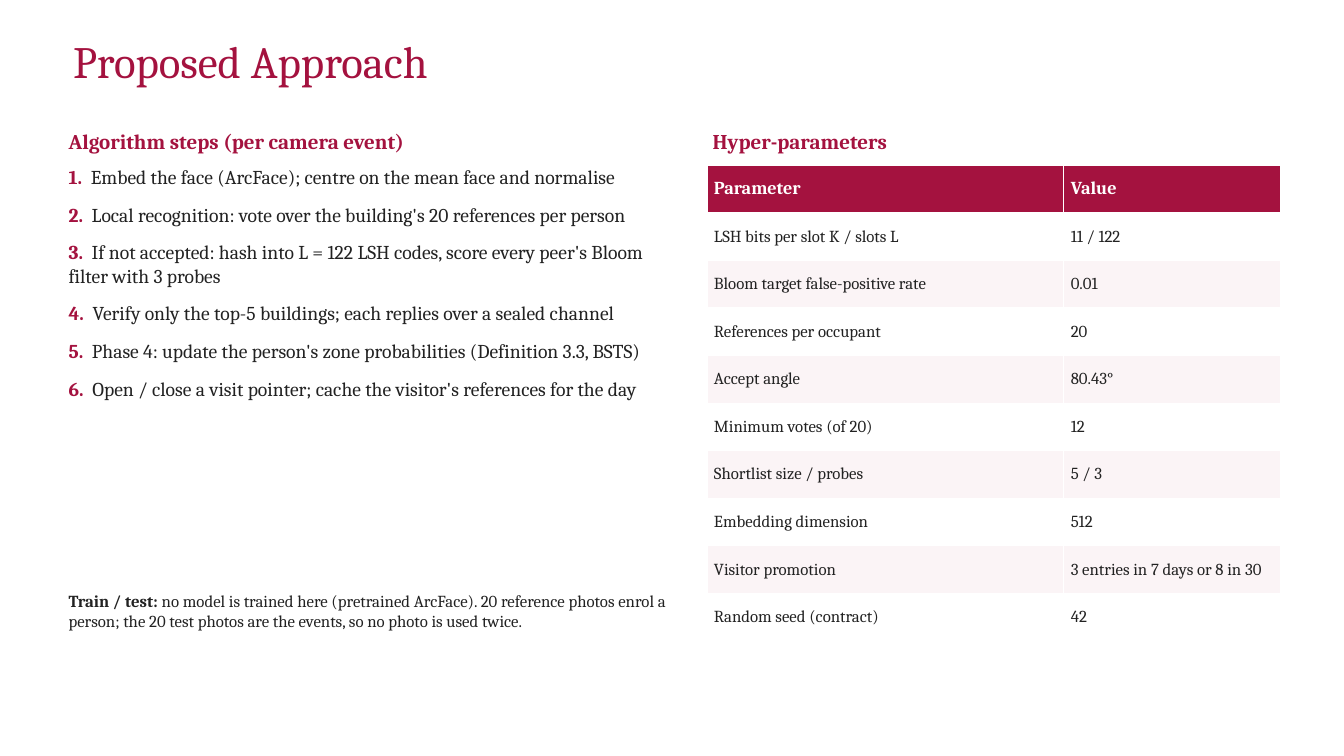
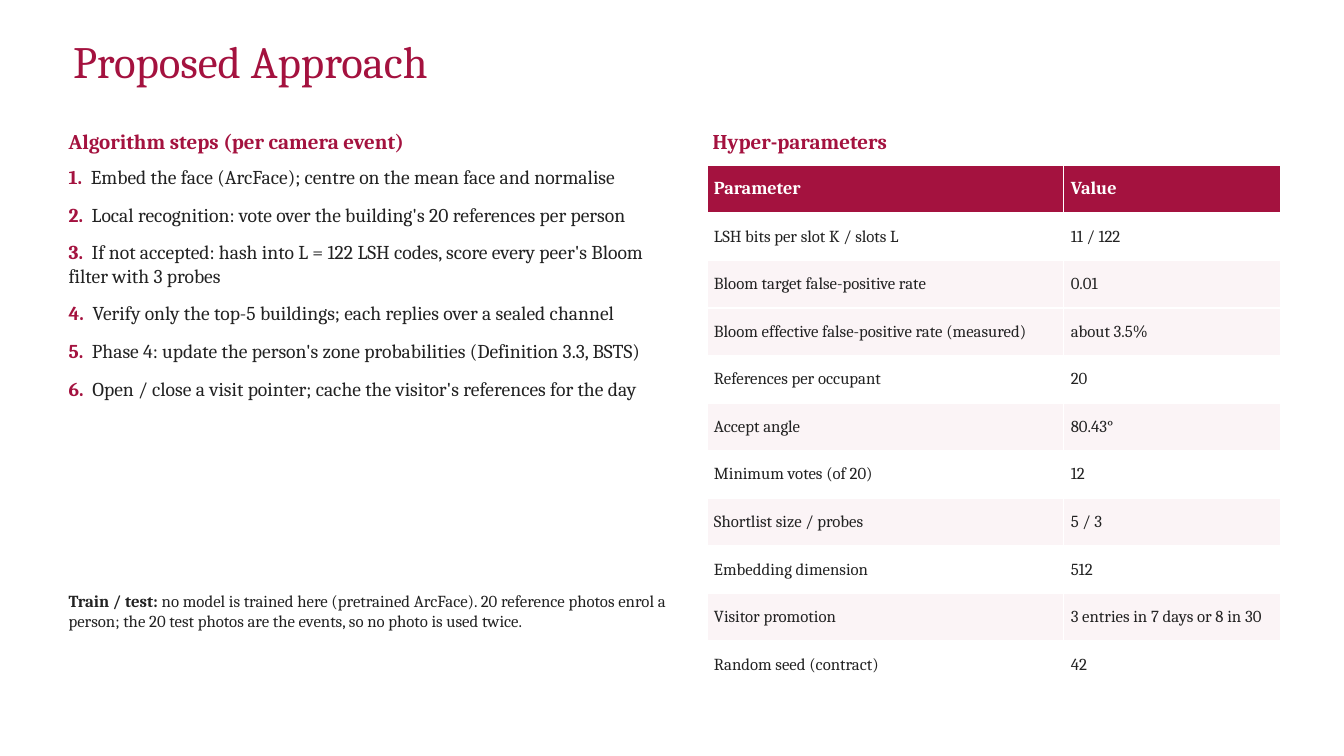
Before and after one commit to yadhu-vipin/Occupant_Tracking_v2, a slide deck: slide 10 of final_review/S7_Final_Review_Group_C3.pptx. Drawn at 1344x756 pixels with LibreOffice and Linux fonts; fonts in the diff are those of the drawing; background and template pictures are left out. Boxes give left, top, right and bottom in pixels: in the first picture for what was removed or moved away, otherwise in the second. Text is boxed around its words. In the diff, an @@ line names an element or a change of style, - is before the commit and + after.

Commit message:
docs: one overhead definition (pooled, with per-seed spread); deck outline follows the slides, SDG 16, measured Bloom rate, all six flags and explanation quality

```diff
--- a/final_review/S7_Final_Review_Group_C3.pptx
+++ b/final_review/S7_Final_Review_Group_C3.pptx
@@ table at bbox=[707, 165, 1280, 676] @@
+row 4: Bloom effective false-positive rate (measured) | about 3.5%
```
Also in this commit, not shown: 3 other slides changed, 4 other files.
